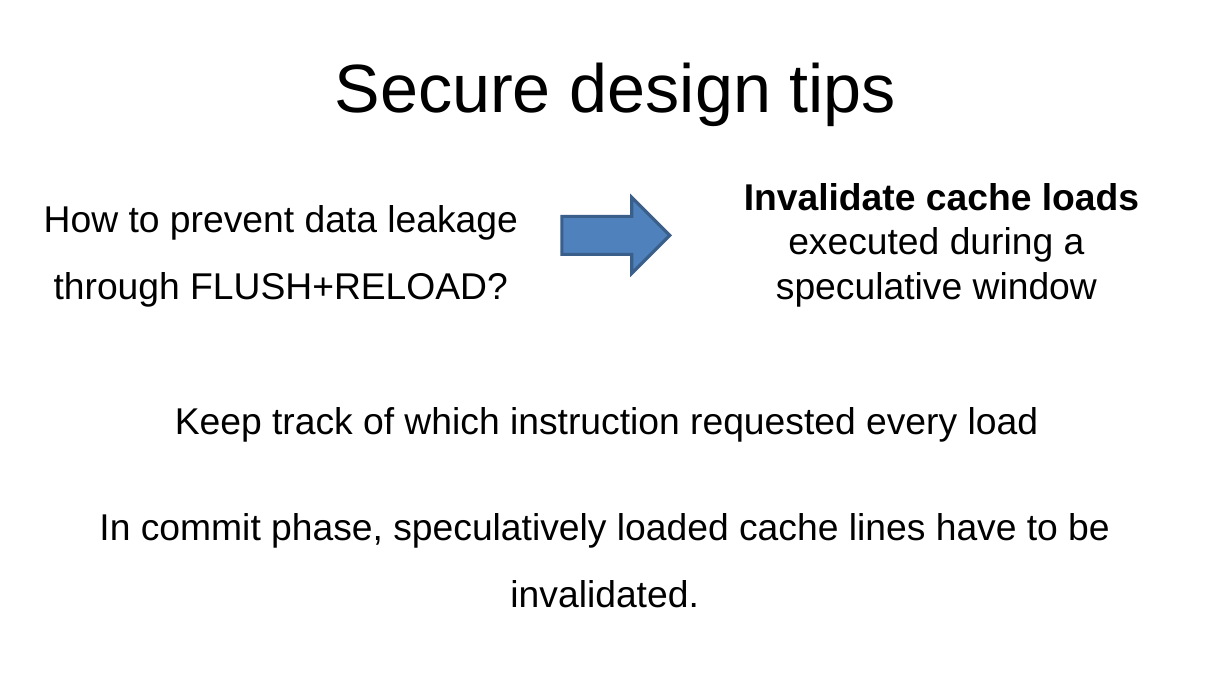
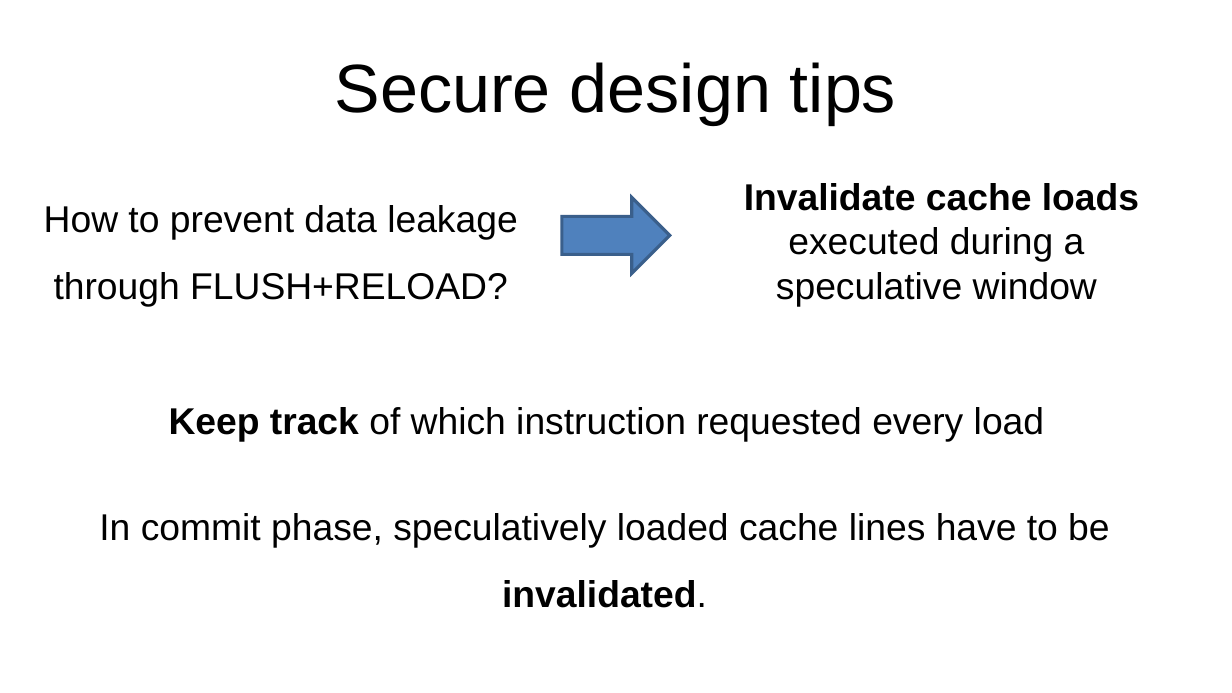
Before and after one commit to Rijndael99/hw_vulnerabilities, a slide deck: slide 17 of presentation1.pptx. Drawn at 1232x693 pixels with LibreOffice and Linux fonts; fonts in the diff are those of the drawing. Boxes give left, top, right and bottom in pixels: in the first picture for what was removed or moved away, otherwise in the second. Text is boxed around its words. In the diff, an @@ line names an element or a change of style, - is before the commit and + after.

```diff
--- a/presentation1.pptx
+++ b/presentation1.pptx
@@ text "Keep track of which instruction ..." at <box>169,407,1044,442</box>: bold on in "Keep track" @@
@@ text "In commit phase, speculatively loaded ..." at <box>99,513,1109,608</box>: bold on in "invalidated." @@
```
Also in this commit, not shown: 7 other slides changed.
